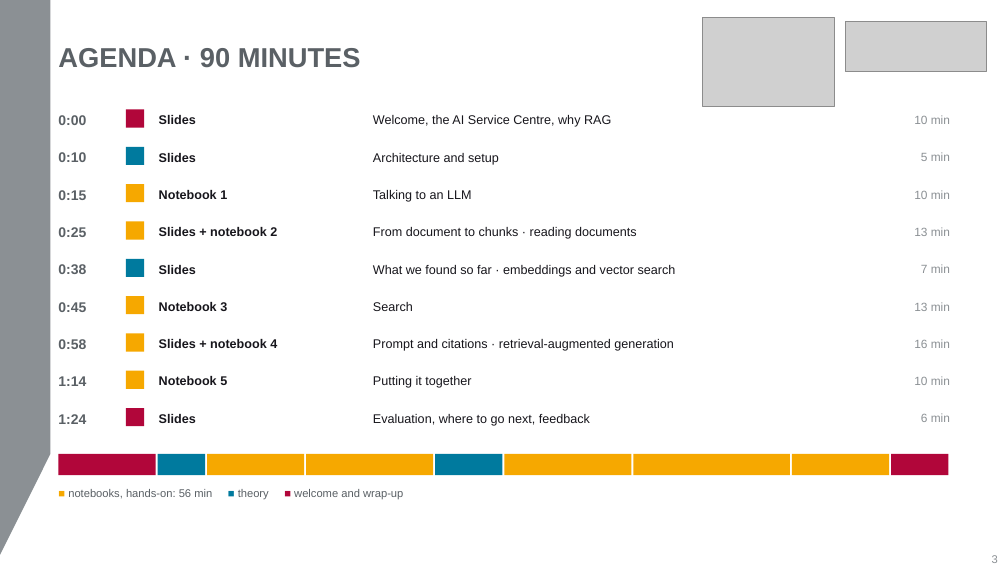
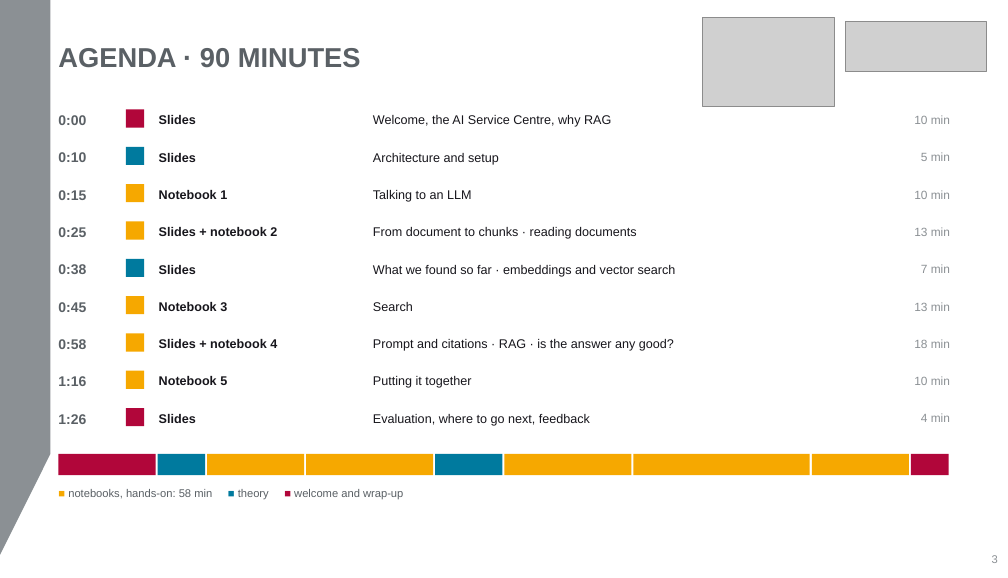
Before and after one commit to aihpi/workshop-rag-basics, a slide deck: slide 3 of workshop/slides/rag-workshop.pptx. Drawn at 1008x578 pixels with LibreOffice and Linux fonts; fonts in the diff are those of the drawing; grey boxes stand for pictures. Boxes give left, top, right and bottom in pixels: in the first picture for what was removed or moved away, otherwise in the second. Text is boxed around its words. In the diff, an @@ line names an element or a change of style, - is before the commit and + after.

```diff
--- a/workshop/slides/rag-workshop.pptx
+++ b/workshop/slides/rag-workshop.pptx
@@ text at (x1=373, y1=339, x2=674, y2=351): text changed @@
-Prompt and citations · retrieval-augmented generation
+Prompt and citations · RAG · is the answer any good?
@@ text at (x1=58, y1=376, x2=86, y2=386): text changed @@
-1:14
+1:16
@@ text at (x1=58, y1=414, x2=86, y2=424): text changed @@
-1:24
+1:26
@@ text at (x1=921, y1=413, x2=950, y2=422): text changed @@
-6 min
+4 min
@@ rectangle resized from (x1=634, y1=454, x2=790, y2=475) to (x1=634, y1=454, x2=810, y2=475) @@
@@ rectangle moved from (x1=792, y1=454, x2=889, y2=475) to (x1=812, y1=454, x2=909, y2=475) @@
@@ rectangle resized from (x1=891, y1=454, x2=949, y2=475) to (x1=911, y1=454, x2=949, y2=475) @@
```
Also in this commit, not shown: 25 other slides changed, 1 slide removed, 5 other files.
